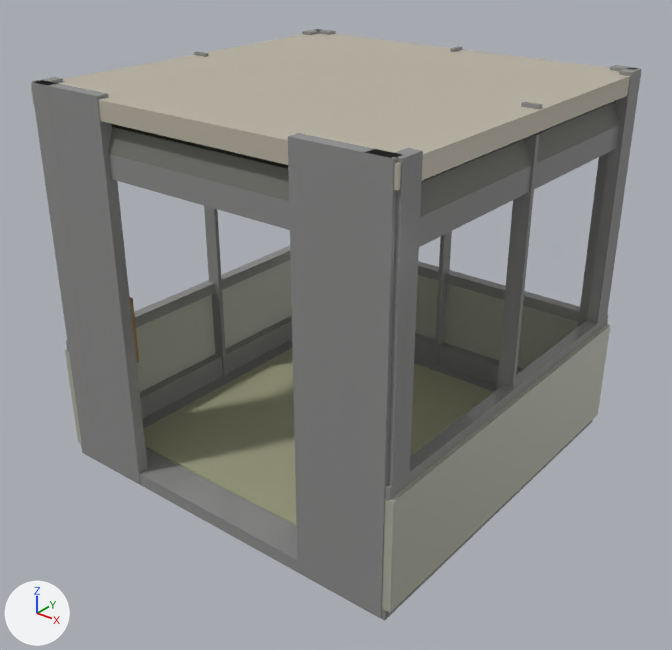
Renders of the FBX model Assets/Models/elevator.fbx from each side of a commit.
Both versions are drawn from a 50 mm lens placed at (0.269, -0.343, 0.276), pointed at (0.003, -0.011, 0.07). Every picture has the same lights, and +X, +Y and +Z are marked at lower left. Where no turn or scale is listed for an object, it has been applied to the vertices.

In view in the first picture: 'Elevator_Base', 'Elevator_BaseDarker', 'Elevator_Button_Base', 'Elevator_Railing_Board', 'Elevator_Support_Big', 'pCube27', 'pCube47'.
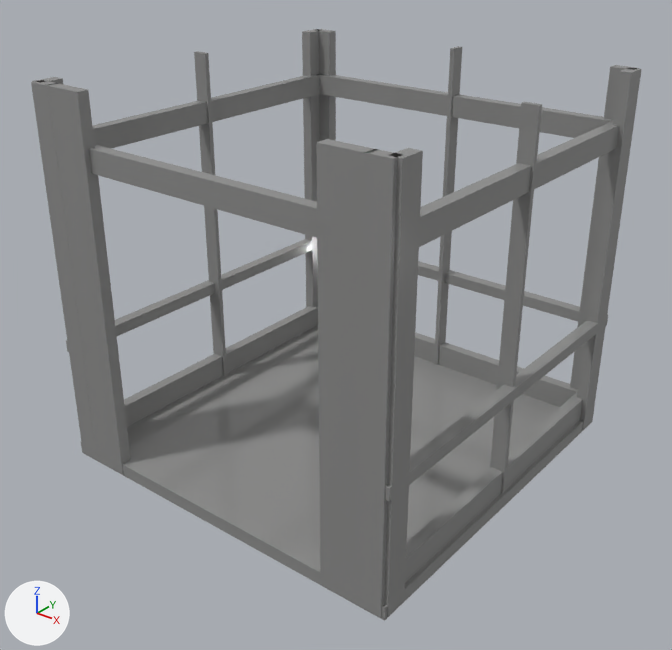
The change, as a diff of the scene's bpy script:
```diff
--- a/Assets/Models/elevator.fbx.py
+++ b/Assets/Models/elevator.fbx.py
@@ me_mesh_014 @@
 me_mesh_014.from_pydata(...)  # 192 vertices, 144 faces; spans x -0.101..0.101, y -0.101..0.101, z -0.098..0.098
 # used by ob_elevator_base; location = (0.0, 0.0, 0.0946)
+# me_mesh_014 part 1: the loose piece of 8 vertices spanning x -0.097..-0.053, y -0.1..-0.095, z -0.097..0.098 is scaled about its middle by (0.5, 1, 1), then moved by (-0.002, 0.0, 0.0)
+# me_mesh_014 part 2: the loose piece of 8 vertices spanning x 0.053..0.097, y -0.1..-0.095, z -0.097..0.098 is scaled about its middle by (0.5, 1, 1), then moved by (0.002, 0.0, 0.0)
 me_mesh_014.materials.append(mat_elevator_base)
@@ ob_elevator_support_big @@
-ob_elevator_support_big = bpy.data.objects.new('Elevator_Support_Big', me_mesh_012)
-ob_elevator_support_big.location = (0.0, 0.0, 0.1784)
@@ ob_pcube27 @@
-ob_pcube27 = bpy.data.objects.new('pCube27', me_mesh_002)
-ob_pcube27.location = (0.0, 0.0, 0.1865)
@@ ob_elevator_railing_board @@
-ob_elevator_railing_board = bpy.data.objects.new('Elevator_Railing_Board', me_mesh_013)
-ob_elevator_railing_board.location = (0.0, 0.0013, 0.0301)
@@ ob_pcube47 @@
-ob_pcube47 = bpy.data.objects.new('pCube47', me_mesh)
-ob_pcube47.location = (0.0, 0.0, 0.0016)
@@ ob_elevator_button_base @@
-ob_elevator_button_base = bpy.data.objects.new('Elevator_Button_Base', me_mesh_010)
-ob_elevator_button_base.location = (-0.0681, -0.0893, 0.0783)
@@ ob_elevator_basedarker @@
-ob_elevator_basedarker = bpy.data.objects.new('Elevator_BaseDarker', me_mesh_009)
-ob_elevator_basedarker.location = (0.0, 0.0, 0.172)
```

Location of each change, [x1, y1, x2, y2] in pixels of the pictures (672 x 650 px; the box of a moved part takes in the faces that stretch with it):
'pCube27', deleted: before [30, 34, 641, 191]
'Elevator_Railing_Board', deleted: before [65, 260, 610, 613]
'pCube47', deleted: before [144, 348, 494, 526]
'Elevator_BaseDarker', deleted: before [108, 101, 619, 217]
'Elevator_Support_Big', deleted: before [111, 124, 288, 168]
'Elevator_Button_Base', deleted: before [130, 297, 139, 363]
part 1 of me_mesh_014, moved or reshaped: before [35, 81, 148, 484]; after [47, 83, 131, 474]
part 2 of me_mesh_014, moved or reshaped: before [288, 133, 398, 605]; after [316, 139, 377, 605]
